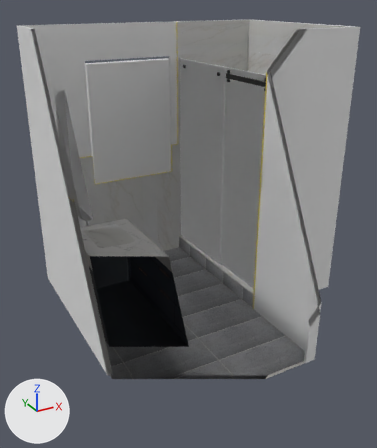
Renders of the glTF model 2nd-floor-bathroom/model.glb from each side of a commit.
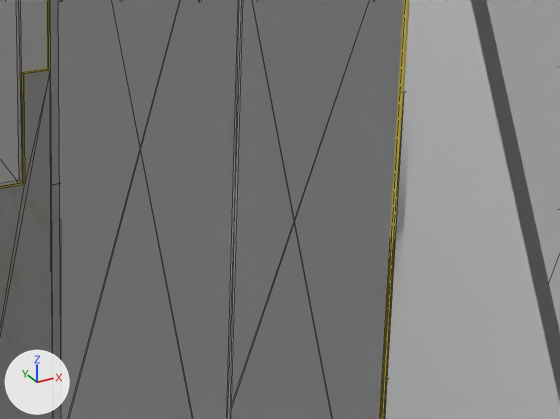
Each version appears first whole from a 50 mm lens placed at (-2.55, -3.74, 2.71), pointed at (-0.52, -0.06, 0.87), and next in a close-up on the part from 44% to 80% of the width and 28% to 51% of the height. Every picture has the same lights, and +X, +Y and +Z are marked at lower left. The close-ups show mesh edges as thin lines. Everything nearer to the camera than a plane just in front of the edit is cut away. Where no turn or scale is listed for an object, it has been applied to the vertices.

Script lines for the objects in view, before the commit:
```python
me_cube_003 = bpy.data.meshes.new('Cube.003')
me_cube_003.from_pydata(...)  # 12 vertices, 19 faces; spans x 0.0, y -0.34..-0.33, z 0.0..2.43
me_cube_003.materials.append(mat_solid_gold)  # yellow #e7d04b
me_cube_029 = bpy.data.meshes.new('Cube.029')
me_cube_029.from_pydata(...)  # a box spanning x -0.001..0.862, y 1.144..1.157, z 0.913..1.522
me_cube_029.materials.append(mat_wall_tile)  # picture img_tile_2x4
me_shower_head_wall = bpy.data.meshes.new('Shower Head Wall')
me_shower_head_wall.from_pydata(...)  # a box spanning x 1.5..2.39, y -0.37..-0.34, z 0.0..2.44
ob_shower_head_wall = bpy.data.objects.new('Shower Head Wall', me_shower_head_wall)
ob_shower_head_wall.location = (-1.521, -0.061, 0.034)
ob_tile_trim_001 = bpy.data.objects.new('Tile Trim.001', me_cube_003)
ob_tile_trim_001.location = (-0.019, -0.06, 0.036)
ob_wall_tile_021 = bpy.data.objects.new('Wall Tile.021', me_cube_029)
ob_wall_tile_021.location = (-0.019, -0.06, 0.034)
# also in view: 'Tile Trim.002' at (-0.77, -0.06, 1.71); 'Shower Door Fixed' at (0.01, 0.66, 1.16); 'Window' at (-0.52, 1.17, 1.52); 'Wall Tile.006' at (-0.16, 1.09, 0.64); 'Shower Door Sliding' at (0.04, 0.03, 1.16)
```
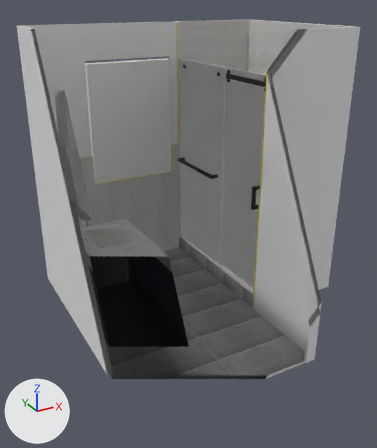
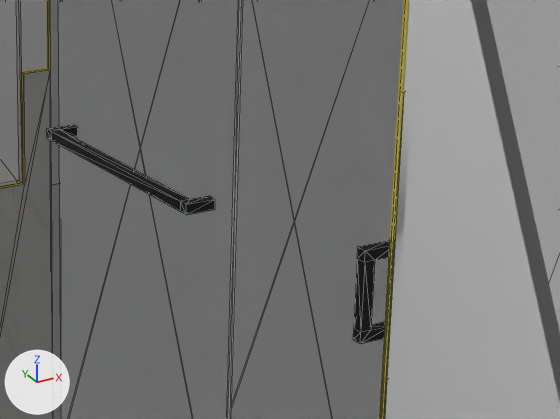
Commit message: Add Towel Bar and Handle

Location of each change, [x1, y1, x2, y2] in pixels of the close-ups (560 x 419 px):
'Shower Door Towel Bar', added (black)
    after: [47, 125, 215, 215]
'Shower Door Handle', added (black)
    after: [353, 241, 390, 344]

Edits to the bpy script that builds the scene:
```text
Add me_cube_006:
    me_cube_006.from_pydata(...)  # 40 vertices, 72 faces; spans x 0.049..0.214, y -1.428..-1.403, z -0.284..-0.08
    me_cube_006.materials.append(mat_black)  # black #000000
Add me_cube:
    me_cube.from_pydata(...)  # 20 vertices, 36 faces; spans x 0.024..0.1, y -0.769..-0.083, z -0.194..-0.169
    me_cube.materials.append(mat_black)  # black #000000
Add ob_shower_door_handle:
    ob_shower_door_handle = bpy.data.objects.new('Shower Door Handle', me_cube_006)
    ob_shower_door_handle.location = (-0.095, 1.091, 1.295)
Add ob_shower_door_towel_bar:
    ob_shower_door_towel_bar = bpy.data.objects.new('Shower Door Towel Bar', me_cube)
    ob_shower_door_towel_bar.location = (-0.095, 1.091, 1.295)
```
